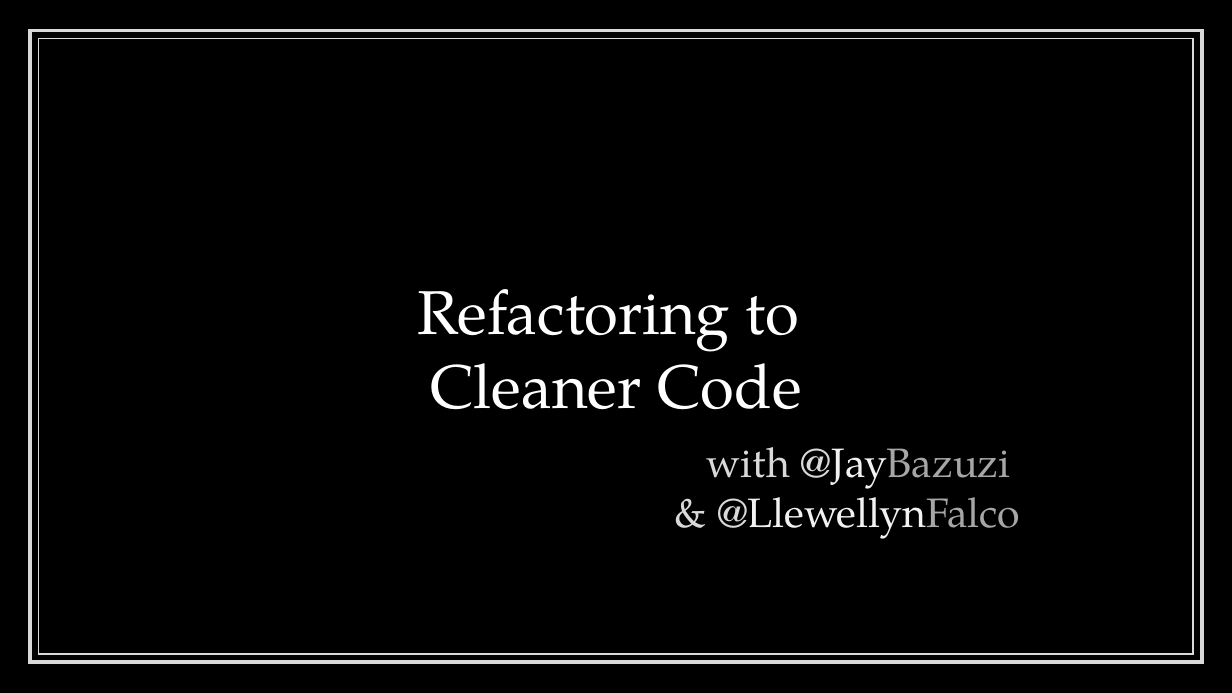
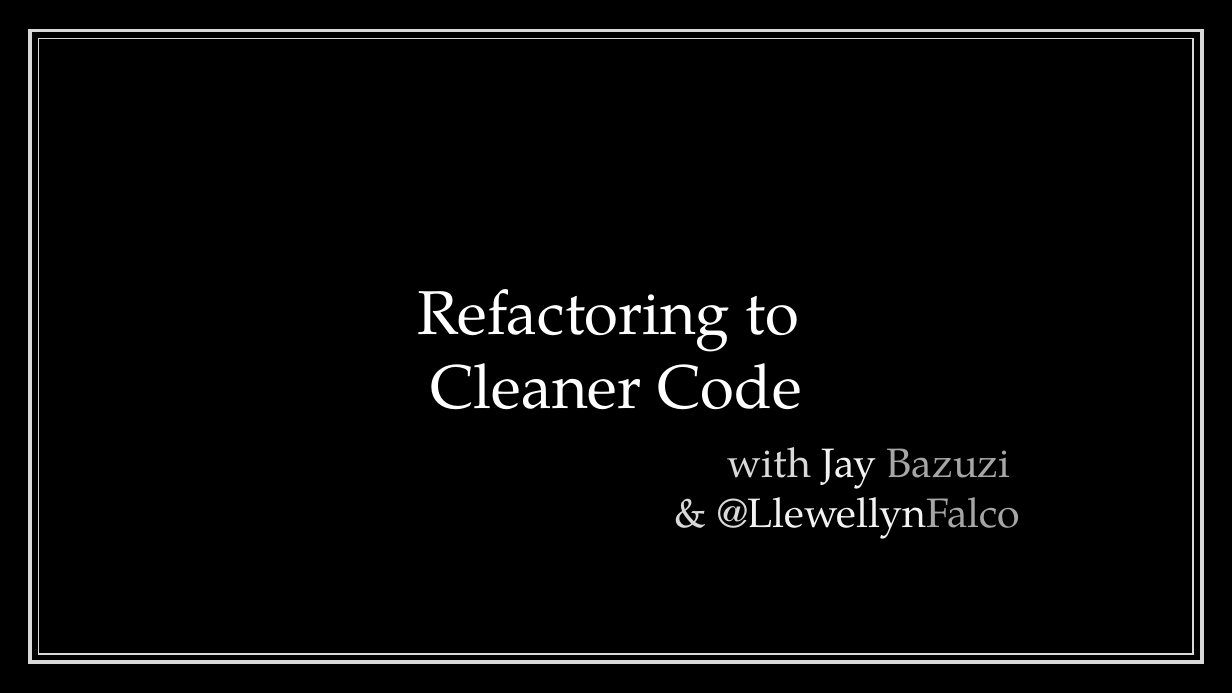
Before and after one commit to LearnWithLlew/RefactoringToCleanerCode.Slides, a slide deck: slide 1 of RefactoringToCleanerCode-In Person.pptx. Drawn at 1232x693 pixels with LibreOffice and Linux fonts; fonts in the diff are those of the drawing. Boxes give left, top, right and bottom in pixels: in the first picture for what was removed or moved away, otherwise in the second. Text is boxed around its words. In the diff, an @@ line names an element or a change of style, - is before the commit and + after.

```diff
--- a/RefactoringToCleanerCode-In Person.pptx
+++ b/RefactoringToCleanerCode-In Person.pptx
@@ text at (x1=727, y1=447, x2=1010, y2=489): text changed @@
-with @JayBazuzi
+with Jay Bazuzi
```
Also in this commit, not shown: 2 other slides changed, 1 slide added, 1 other file.
